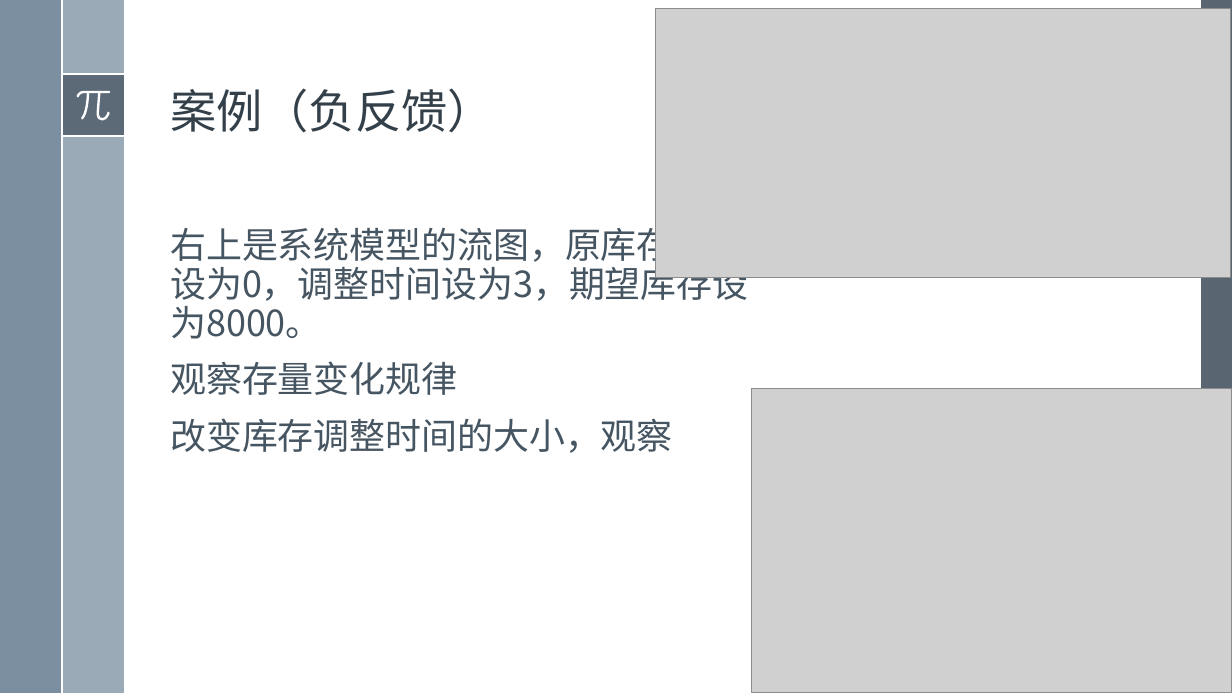
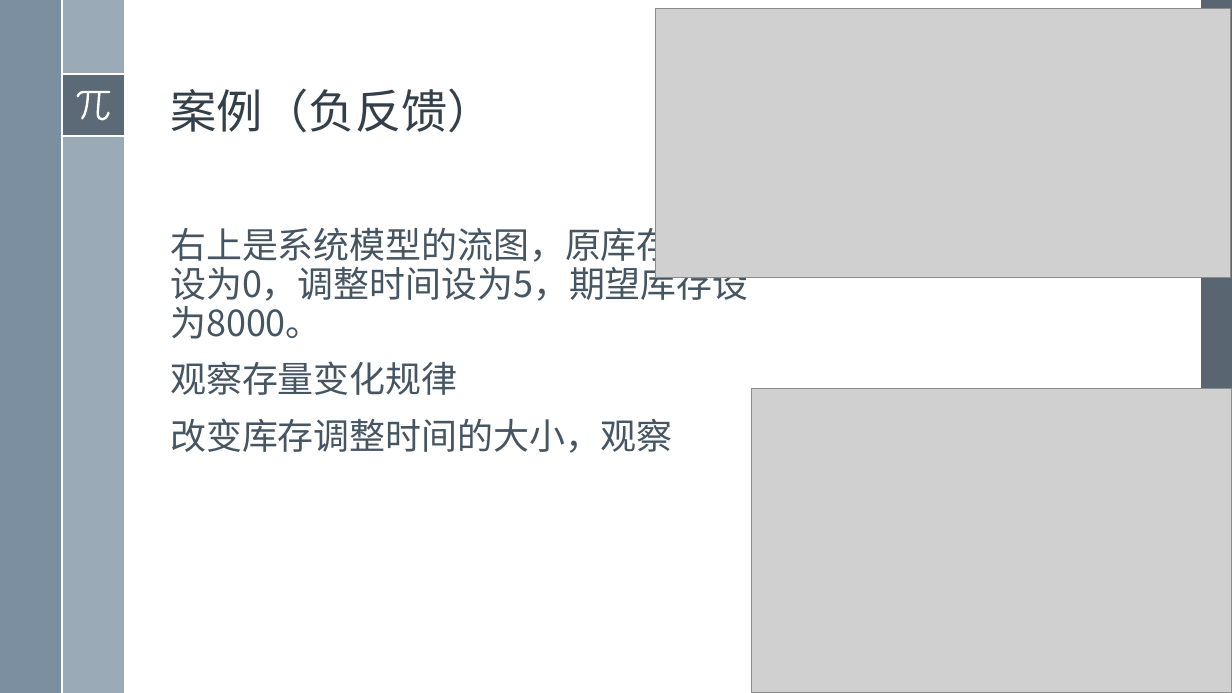
Before and after one commit to exoplanetX/SystemDynamics, a slide deck: slide 13 of 2019系统仿真-9-一阶反馈系统.pptx. Drawn at 1232x693 pixels with LibreOffice and Linux fonts; fonts in the diff are those of the drawing; grey boxes stand for pictures. Boxes give left, top, right and bottom in pixels: in the first picture for what was removed or moved away, otherwise in the second. Text is boxed around its words. In the diff, an @@ line names an element or a change of style, - is before the commit and + after.

```diff
--- a/2019系统仿真-9-一阶反馈系统.pptx
+++ b/2019系统仿真-9-一阶反馈系统.pptx
@@ text at <box>170,222,748,339</box>: text changed @@
-右上是系统模型的流图，原库存存量设为0，调整时间设为3，期望库存设为8000。
+右上是系统模型的流图，原库存存量设为0，调整时间设为5，期望库存设为8000。
```
Also in this commit, not shown: 2 other files.
